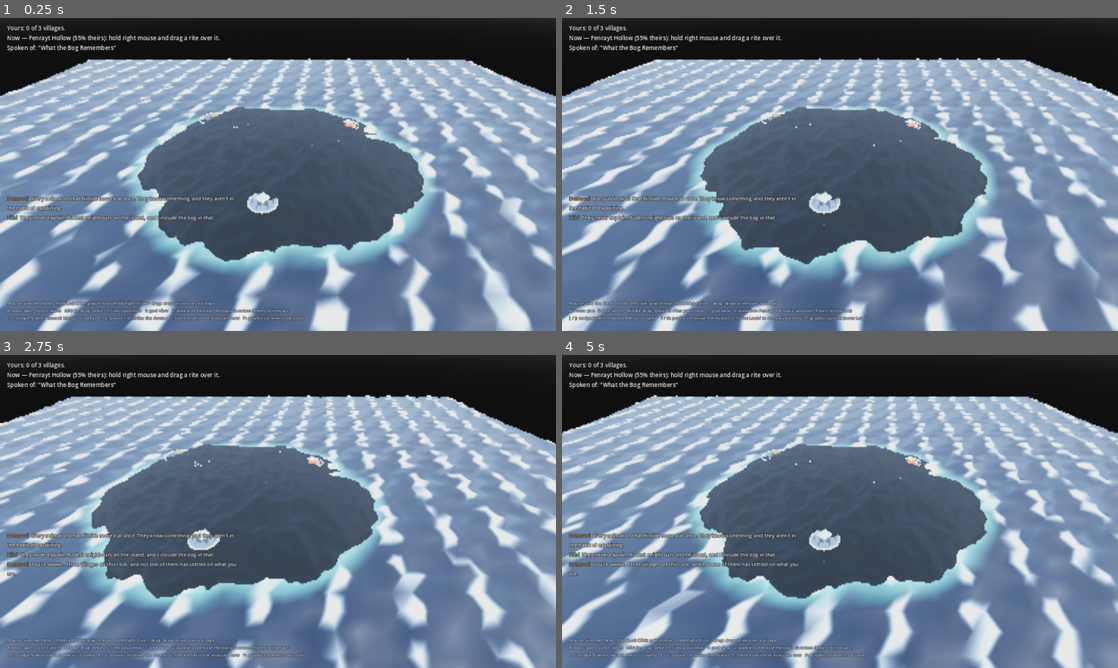
Above: before the commit, frames 1-4 (two rows, left to right).
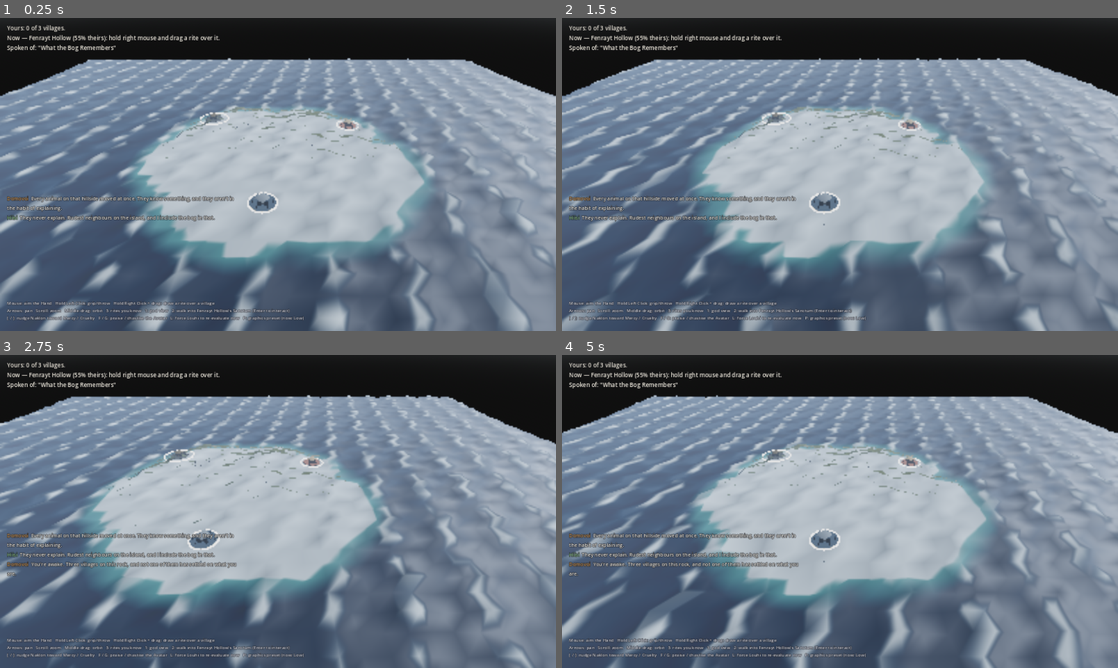
Above: after the commit, the same moments.

Repository: VolkMicro/BW
Game: Godot game, scene res://world/god_view.tscn
The game is run twice, just before and just after one commit, with the same random seed, the same clock (stepped at 60 frames per second) and the same inputs.
Inputs (mouse positions are in pixels of both pictures, inside the frame that each line leads up to):
- Up to frame 1 (0.25 s): no input
- Up to frame 2 (1.5 s): tap Enter (ui_accept) at 0.5 s; drag from (684, 246) to (895, 105) at 0.52 s; drag from (728, 190) to (812, 237) at 1.27 s
- Up to frame 3 (2.75 s): move the mouse to (333, 442) at 2.02 s; hold Right (ui_right) from 2.03 s (still down); right-click (333, 442) at 2.1 s
- Up to frame 4 (5 s): release Right (ui_right) at 2.75 s; drag from (812, 574) to (673, 464) at 2.77 s; move the mouse to (1006, 558) at 3.52 s; hold Left (ui_left) 3.53-4.25 s; tap K at 3.6 s; tap Enter (ui_accept) at 3.77, 4.07 s; drag from (673, 464) to (756, 433) at 4.27 s

The runs differ from the first frame. In frame 1, 73% of the frame differs, in the area x 0-100%, y 12-100%; in frame 2, 73%; in frame 3, 72%; in frame 4, 73%.

Commit message:
Fix the real cause of the black island: terrain was rendering inside-out
The island rendered as a near-black slab and it was assumed to be fallout
from disabling SDFGI for integrated graphics. It was not. Two real bugs,
both predating the low-spec work, found by measuring rendered pixels
instead of reasoning about settings.

1. Every sun in the project pointed at the sky. All eleven .tscn files
   shared one DirectionalLight3D basis whose -Z (the direction a
   directional light emits along) had Y = +0.52 — lighting the sky, not
   the ground. Harmless while SDFGI supplied bounce light, which is how it
   survived. Replaced everywhere with a verified basis (orthonormal,
   det 1.0, -Z Y = -0.78).

2. The one that actually mattered: terrain_triplanar.gdshader was set to
   cull_disabled by an earlier pass of mine, to paper over holes in steep
   ridge slopes. Both faces of a triangle then land at the same depth, so
   which survives the depth test is arbitrary — and Godot flips the
   shading normal to point DOWN on a back face. Where the back face won,
   the terrain was lit as the underside of the world: no sun at all.

   Measured, same mesh, same white albedo, same light:
     cull_back     (224, 230, 236)  correctly lit
     cull_front    ( 85, 105, 136)  flipped-normal underside
     cull_disabled ( 85, 105, 136)  the underside was winning

   The mesh winding was correct all along, and the holes had already been
   fixed properly at the source (ridge weight + the smoothing pass), so
   the workaround was pure damage. Reverted to cull_back.

Consequence: with the sun actually reaching the ground, the levels tuned
during the dark period were ~5x too hot (verified with a known flat 0.1
albedo rendering at ~0.5 linear). Sun energy 1.4 -> 0.22 across all eleven
scenes, ambient 1.6 -> 0.06.

Also fixed a trap that made exposure untunable: weather_environment_driver
was writing ambient_light_energy, tonemap_exposure,
background_energy_multiplier and fog_light_energy as hard absolutes,
discarding whatever the .tres was authored with — so editing the file
changed nothing at runtime. It now captures those at _ready() and scales
them, which is how it already treated fog density.

Not a bug, recorded so it isn't "fixed" later: the island reads grey
rather than green because Naklon.unit() is 0.5 at neutral alignment, which
the shader deliberately turns into ~30% bare rock and a desaturated tint.
Pressing [ toward Mercy is what makes it green.

Full account, including the dozen dead ends and the one-render test that
would have found it immediately, in docs/systems/performance_lowspec.md.

Everything measured under software Vulkan (no GPU here) — correct for
logic and relative comparison, not evidence of real-hardware appearance.
Exposure deserves a human eye on the actual laptop.

Co-Authored-By: Claude Opus 5 <noreply@anthropic.com>

Diff:
--- a/actors/avatar/avatar_demo.tscn
+++ b/actors/avatar/avatar_demo.tscn
@@ -21,8 +21,8 @@
 environment = ExtResource("1")
 
 [node name="Sun" type="DirectionalLight3D" parent="."]
-transform = Transform3D(0.72, -0.5, 0.48, 0, 0.69, 0.72, -0.69, -0.52, 0.5, 0, 4, 0)
-light_energy = 1.4
+transform = Transform3D(-0.699118, 0, 0.715007, 0.556455, 0.627953, 0.544089, -0.448991, 0.778251, -0.439013, 0, 4, 0)
+light_energy = 0.22
 light_angular_distance = 0.6
 shadow_enabled = true
 
--- a/actors/avatar/combat/duel_arena_demo.tscn
+++ b/actors/avatar/combat/duel_arena_demo.tscn
@@ -25,8 +25,8 @@
 environment = ExtResource("1")
 
 [node name="Sun" type="DirectionalLight3D" parent="."]
-transform = Transform3D(0.72, -0.5, 0.48, 0, 0.69, 0.72, -0.69, -0.52, 0.5, 0, 8, 0)
-light_energy = 1.4
+transform = Transform3D(-0.699118, 0, 0.715007, 0.556455, 0.627953, 0.544089, -0.448991, 0.778251, -0.439013, 0, 8, 0)
+light_energy = 0.22
 light_angular_distance = 0.6
 shadow_enabled = true
 
--- a/actors/hand/hand_demo.tscn
+++ b/actors/hand/hand_demo.tscn
@@ -42,8 +42,8 @@
 environment = ExtResource("1")
 
 [node name="Sun" type="DirectionalLight3D" parent="."]
-transform = Transform3D(0.72, -0.5, 0.48, 0, 0.69, 0.72, -0.69, -0.52, 0.5, 0, 4, 0)
-light_energy = 1.4
+transform = Transform3D(-0.699118, 0, 0.715007, 0.556455, 0.627953, 0.544089, -0.448991, 0.778251, -0.439013, 0, 4, 0)
+light_energy = 0.22
 light_angular_distance = 0.6
 shadow_enabled = true
 
--- a/actors/villagers/village_demo.tscn
+++ b/actors/villagers/village_demo.tscn
@@ -31,8 +31,8 @@
 environment = ExtResource("2")
 
 [node name="Sun" type="DirectionalLight3D" parent="."]
-transform = Transform3D(0.72, -0.5, 0.48, 0, 0.69, 0.72, -0.69, -0.52, 0.5, 0, 30, 0)
-light_energy = 1.4
+transform = Transform3D(-0.699118, 0, 0.715007, 0.556455, 0.627953, 0.544089, -0.448991, 0.778251, -0.439013, 0, 30, 0)
+light_energy = 0.22
 light_angular_distance = 0.6
 shadow_enabled = true
 
--- a/actors/wildlife/wildlife_demo.tscn
+++ b/actors/wildlife/wildlife_demo.tscn
@@ -33,8 +33,8 @@
 environment = ExtResource("1")
 
 [node name="Sun" type="DirectionalLight3D" parent="."]
-transform = Transform3D(0.72, -0.5, 0.48, 0, 0.69, 0.72, -0.69, -0.52, 0.5, 0, 40, 0)
-light_energy = 1.4
+transform = Transform3D(-0.699118, 0, 0.715007, 0.556455, 0.627953, 0.544089, -0.448991, 0.778251, -0.439013, 0, 40, 0)
+light_energy = 0.22
 shadow_enabled = true
 
 [node name="DemoCamera" type="Camera3D" parent="."]
--- a/environment/weather_environment_driver.gd
+++ b/environment/weather_environment_driver.gd
@@ -74,12 +74,32 @@
 var _last_gloom: float = 0.0
 var _last_fog_multiplier: float = 1.0
 
+## Baselines captured from the .tres at _ready(), BEFORE this driver writes
+## anything. Fog already worked this way (see _base_fog_density()); these
+## four did not — they were written as hard absolutes (ambient 1.0 clear /
+## 0.45 storm, exposure 1.0 / 0.5, and so on), which silently overrode
+## whatever exposure the .tres was authored with the moment this node
+## entered the tree. That made the checked-in ambient_light_energy dead
+## weight: editing it changed nothing at runtime, which is exactly the kind
+## of "the file says one thing, the game does another" trap that cost a
+## long debugging session once terrain lighting was fixed and the scene
+## turned out to be badly overexposed. Now gloom SCALES the authored
+## values, so the .tres stays the single place exposure is tuned.
+var _base_ambient_energy: float = 1.0
+var _base_tonemap_exposure: float = 1.0
+var _base_bg_energy: float = 1.0
+var _base_fog_light_energy: float = 1.0
+
 
 func _ready() -> void:
 	_environment = load(ENVIRONMENT_PATH)
 	if _environment == null:
 		push_warning("WeatherEnvironmentDriver: could not load %s" % ENVIRONMENT_PATH)
 		return
+	_base_ambient_energy = _environment.ambient_light_energy
+	_base_tonemap_exposure = _environment.tonemap_exposure
+	_base_bg_energy = _environment.background_energy_multiplier
+	_base_fog_light_energy = _environment.fog_light_energy
 	# Weather is an autoload; it already emitted once from its own _ready()
 	# before this node's _ready() can possibly run (autoloads initialize
 	# ahead of the main scene tree), so that first emit would otherwise be
@@ -129,10 +149,12 @@
 
 	var target_fog_density := base_fog * _last_fog_multiplier
 	var target_vfog_density := base_vfog * _last_fog_multiplier
-	var target_exposure := lerpf(1.0, 0.5, _last_gloom)
-	var target_ambient := lerpf(1.0, 0.45, _last_gloom)
-	var target_bg_energy := lerpf(1.0, 0.5, _last_gloom)
-	var target_fog_light_energy := lerpf(1.0, 0.4, _last_gloom)
+	# Each is the AUTHORED baseline scaled by gloom, not a hard absolute —
+	# see the _base_* declarations above for why that distinction matters.
+	var target_exposure := _base_tonemap_exposure * lerpf(1.0, 0.5, _last_gloom)
+	var target_ambient := _base_ambient_energy * lerpf(1.0, 0.45, _last_gloom)
+	var target_bg_energy := _base_bg_energy * lerpf(1.0, 0.5, _last_gloom)
+	var target_fog_light_energy := _base_fog_light_energy * lerpf(1.0, 0.4, _last_gloom)
 
 	if animate and ease_seconds > 0.0:
 		if _tween and _tween.is_valid():
--- a/environment/world_environment.tres
+++ b/environment/world_environment.tres
@@ -35,13 +35,14 @@
 ; fill light at all. Harmless while SDFGI was on and supplying bounce light;
 ; the moment SDFGI was disabled for integrated GPUs this became the reason
 ; the island rendered almost black.
-ambient_light_source = 3
+ambient_light_source = 2
+ambient_light_color = Color(0.62, 0.66, 0.70, 1)
 ; Bumped from 1.0: with sdfgi_enabled=false (see the perf note below),
 ; there is no dynamic bounce light filling in shadowed/underside surfaces
 ; any more — sky-driven ambient is now the only fill light, so it needs to
 ; carry more of that load or the world reads flat/dark. Tune down if a
 ; real low-end run shows it blowing out highlights instead.
-ambient_light_energy = 1.6
+ambient_light_energy = 0.06
 reflected_light_source = 2
 tonemap_mode = 3
 tonemap_exposure = 1.0
--- a/systems/economy/economy_demo.tscn
+++ b/systems/economy/economy_demo.tscn
@@ -22,8 +22,8 @@
 environment = ExtResource("2")
 
 [node name="Sun" type="DirectionalLight3D" parent="."]
-transform = Transform3D(0.72, -0.5, 0.48, 0, 0.69, 0.72, -0.69, -0.52, 0.5, 0, 30, 0)
-light_energy = 1.4
+transform = Transform3D(-0.699118, 0, 0.715007, 0.556455, 0.627953, 0.544089, -0.448991, 0.778251, -0.439013, 0, 30, 0)
+light_energy = 0.22
 light_angular_distance = 0.6
 shadow_enabled = true
 
--- a/world/god_view.tscn
+++ b/world/god_view.tscn
@@ -28,8 +28,8 @@
 environment = ExtResource("1")
 
 [node name="Sun" type="DirectionalLight3D" parent="."]
-transform = Transform3D(0.72, -0.5, 0.48, 0, 0.69, 0.72, -0.69, -0.52, 0.5, 0, 40, 0)
-light_energy = 1.4
+transform = Transform3D(-0.699118, 0, 0.715007, 0.556455, 0.627953, 0.544089, -0.448991, 0.778251, -0.439013, 0, 40, 0)
+light_energy = 0.22
 light_angular_distance = 0.6
 shadow_enabled = true
 directional_shadow_mode = 0
--- a/world/ocean/ocean_demo.tscn
+++ b/world/ocean/ocean_demo.tscn
@@ -26,8 +26,8 @@
 environment = ExtResource("1")
 
 [node name="Sun" type="DirectionalLight3D" parent="."]
-transform = Transform3D(0.72, -0.5, 0.48, 0, 0.69, 0.72, -0.69, -0.52, 0.5, 0, 40, 0)
-light_energy = 1.4
+transform = Transform3D(-0.699118, 0, 0.715007, 0.556455, 0.627953, 0.544089, -0.448991, 0.778251, -0.439013, 0, 40, 0)
+light_energy = 0.22
 light_angular_distance = 0.6
 shadow_enabled = true
 
--- a/world/sanctum/sanctum_demo.tscn
+++ b/world/sanctum/sanctum_demo.tscn
@@ -18,8 +18,8 @@
 environment = ExtResource("1")
 
 [node name="Sun" type="DirectionalLight3D" parent="."]
-transform = Transform3D(0.72, -0.5, 0.48, 0, 0.69, 0.72, -0.69, -0.52, 0.5, 0, 30, 0)
-light_energy = 1.4
+transform = Transform3D(-0.699118, 0, 0.715007, 0.556455, 0.627953, 0.544089, -0.448991, 0.778251, -0.439013, 0, 30, 0)
+light_energy = 0.22
 light_angular_distance = 0.6
 shadow_enabled = true
 
--- a/world/sanctum_interior/sanctum_interior_demo.tscn
+++ b/world/sanctum_interior/sanctum_interior_demo.tscn
@@ -24,8 +24,8 @@
 environment = ExtResource("1")
 
 [node name="Sun" type="DirectionalLight3D" parent="."]
-transform = Transform3D(0.72, -0.5, 0.48, 0, 0.69, 0.72, -0.69, -0.52, 0.5, 0, 30, 0)
-light_energy = 1.4
+transform = Transform3D(-0.699118, 0, 0.715007, 0.556455, 0.627953, 0.544089, -0.448991, 0.778251, -0.439013, 0, 30, 0)
+light_energy = 0.22
 light_angular_distance = 0.6
 shadow_enabled = true
 
--- a/world/terrain/island_demo.tscn
+++ b/world/terrain/island_demo.tscn
@@ -19,8 +19,8 @@
 environment = ExtResource("1")
 
 [node name="Sun" type="DirectionalLight3D" parent="."]
-transform = Transform3D(0.72, -0.5, 0.48, 0, 0.69, 0.72, -0.69, -0.52, 0.5, 0, 40, 0)
-light_energy = 1.4
+transform = Transform3D(-0.699118, 0, 0.715007, 0.556455, 0.627953, 0.544089, -0.448991, 0.778251, -0.439013, 0, 40, 0)
+light_energy = 0.22
 light_angular_distance = 0.6
 shadow_enabled = true
 
--- a/world/terrain/terrain_triplanar.gdshader
+++ b/world/terrain/terrain_triplanar.gdshader
@@ -1,16 +1,31 @@
 shader_type spatial;
-// cull_disabled (not cull_back): a heightfield mesh is single-valued per
-// (x,z) so it can never truly overhang, but ridged/high-frequency noise
-// can still put a triangle's local slope near-vertical for a couple of
-// grid cells at a time. From a normal outdoor camera angle those cells'
-// winding-derived face normal can point just past horizontal, away from
-// the camera, and cull_back would drop them — visible as small holes
-// straight through to the sea/sky rather than a smoothly shaded steep
-// slope. Terrain is cheap enough per-triangle that rendering both sides
-// is the safe, standard fix (see world/terrain/island_generator.gd's
-// blend-weight comment for the complementary fix: keeping slopes gentler
-// in the first place).
-render_mode cull_disabled, diffuse_burley, specular_schlick_ggx;
+// cull_back, NOT cull_disabled — and the history matters, because the
+// obvious-looking "safe" choice here is actively wrong.
+//
+// An earlier pass hit small holes punched through steep ridge slopes and
+// "fixed" them by switching this to cull_disabled, reasoning that a
+// heightfield can never truly overhang so rendering both sides is free
+// safety. It is not free: with both sides drawn, a triangle's front and
+// back faces land at the *exact same depth*, so which one survives the
+// depth test is a coin flip — and Godot flips the shading normal to point
+// DOWN on a back face. Wherever the back face won, the terrain was lit as
+// if it were the underside of the world: no sun at all, sky ambient only.
+// That is what made the whole island render as a flat dark blue-grey
+// slab, and it survived every plausible-looking diagnosis (sun direction,
+// shadows, ambient, tonemapping, fog, normal maps, the ocean) because
+// none of those were the cause.
+//
+// Measured, same mesh, same white albedo, same light:
+//   cull_back     -> (224, 230, 236)   correctly lit
+//   cull_front    -> ( 85, 105, 136)   the flipped-normal underside
+//   cull_disabled -> ( 85, 105, 136)   i.e. the underside was winning
+//
+// The winding produced by island_generator.gd's build_mesh() is correct
+// (cull_back keeps the topside, which the measurement above confirms), and
+// the original hole problem was independently and properly fixed at the
+// source — lower ridge-noise weight plus the smoothing pass in
+// _sample_grid(). Do not "fix" holes here again; fix the slopes instead.
+render_mode cull_back, diffuse_burley, specular_schlick_ggx;
 
 // Naklon-reactive island terrain: triplanar-blended grass / rock / sand by
 // world-space normal (slope) and height, re-balanced by `naklon_unit`.
Not shown, changed: docs/systems/performance_lowspec.md
